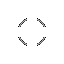
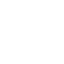
Layer changes from the first 64x64 image to the second:
renamed "Layer 1" to "Layer 2", painted on it over box(18, 18, 46, 46)